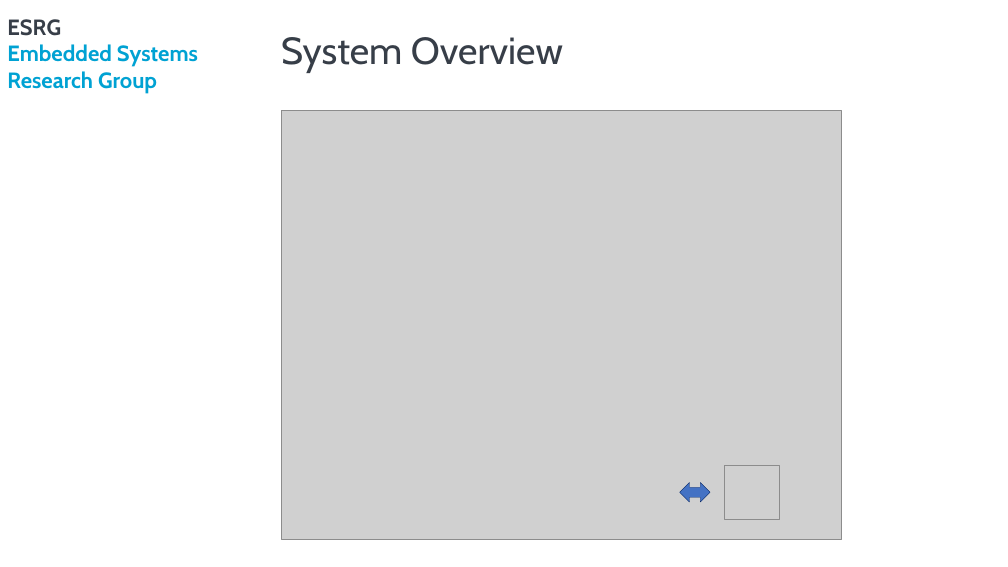
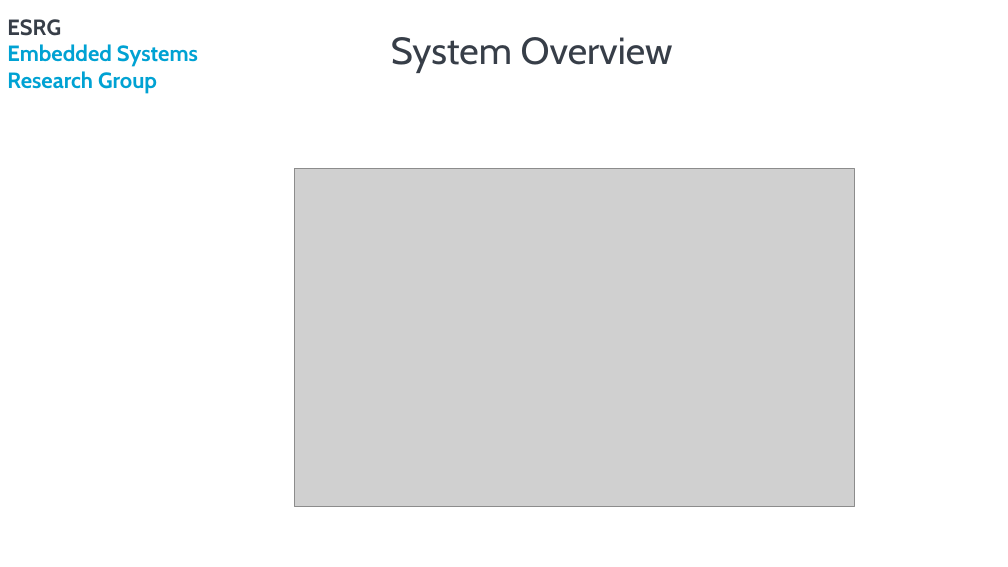
Before and after one commit to rpcarvalho/PSE, a slide deck: slide 10 of Reports/AnalysisApresentation_A75030_FabioMagalhaes_A76279_RuiCarvalho.pptx (slide 11 before the commit). Drawn at 1008x567 pixels with LibreOffice and Linux fonts; fonts in the diff are those of the drawing; grey boxes stand for pictures; background and template pictures are left out. Boxes give left, top, right and bottom in pixels: in the first picture for what was removed or moved away, otherwise in the second. Text is boxed around its words. In the diff, an @@ line names an element or a change of style, - is before the commit and + after.

```diff
--- a/Reports/AnalysisApresentation_A75030_FabioMagalhaes_A76279_RuiCarvalho.pptx
+++ b/Reports/AnalysisApresentation_A75030_FabioMagalhaes_A76279_RuiCarvalho.pptx
@@ title "System Overview" at box(391, 37, 673, 73): alignment left to centre @@
@@ picture: place and size @@
-picture at box(281, 111, 842, 540)
+picture at box(294, 169, 854, 507)
@@ picture removed at box(724, 465, 779, 520) @@
@@ up down arrow removed at box(680, 482, 710, 502) @@
```
Also in this commit, not shown: 5 other slides changed, 24 slides added, 11 slides removed, 1 other file.
